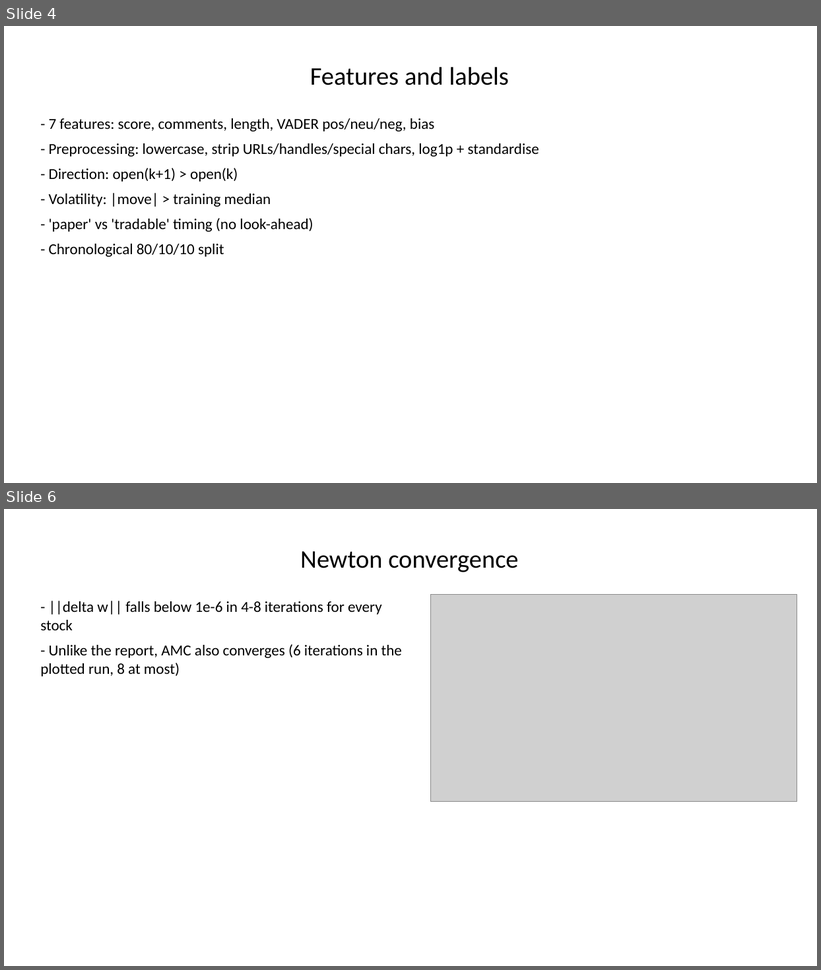
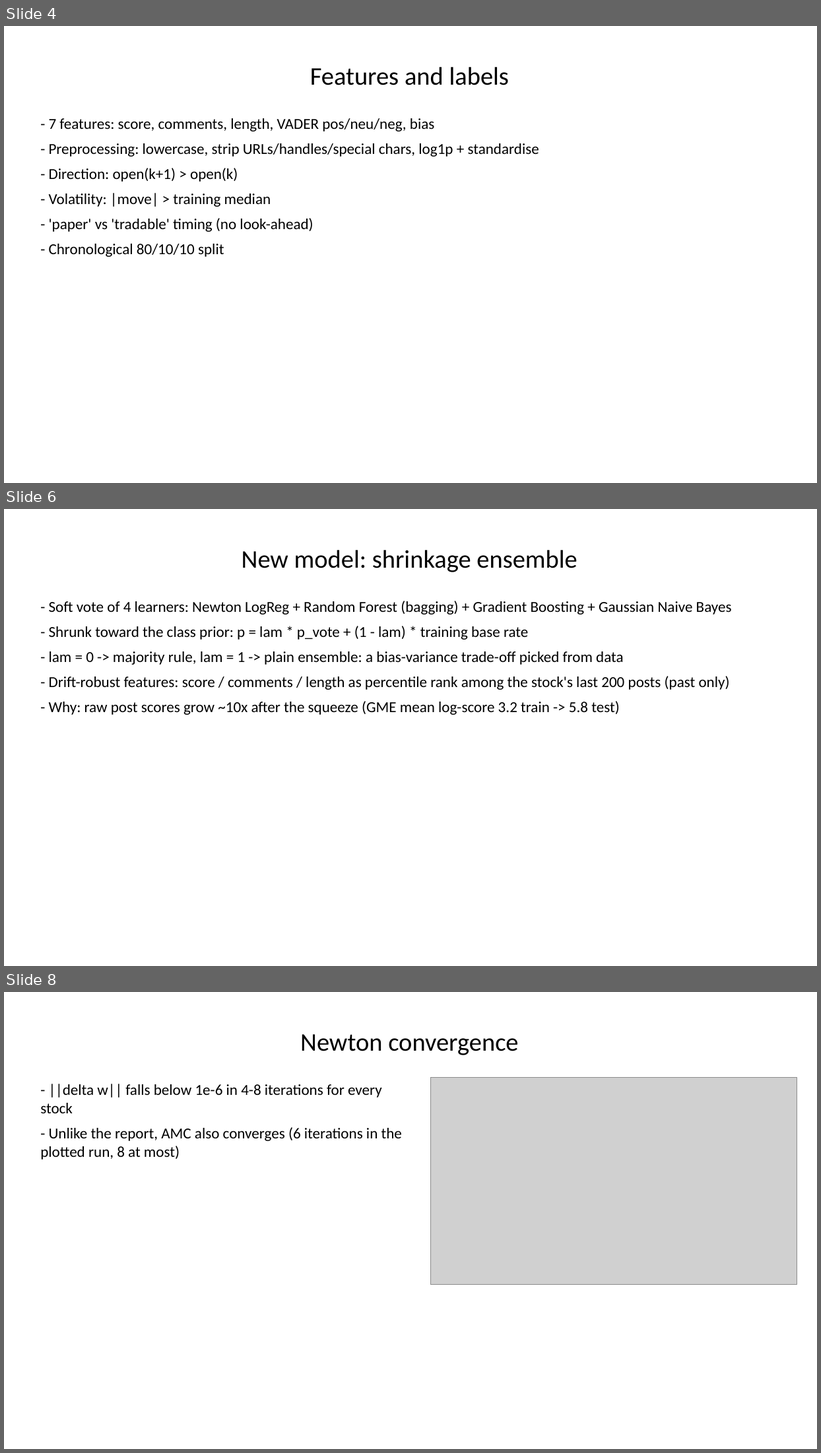
Before and after one commit to Prithvi-Aithal/wsb-market-prediction, a slide deck: docs/presentation.pptx. Shown one above the other, each under a label of ours: slides 4 and 6 before the commit, slides 4, 6 and 8 after it; the slides between them are not shown. The pictures are 821x970 and 821x1453 pixels, drawn with LibreOffice and Linux fonts; fonts in the diff are those of the drawing; grey boxes stand for pictures. Boxes give left, top, right and bottom in pixels: in the first picture for what was removed or moved away, otherwise in the second. Text is boxed around its words. In the diff, an @@ line names an element or a change of style, - is before the commit and + after.

Commit message:
Add shrinkage ensemble model with forward-chaining CV tuning
New third model (models.ShrinkageEnsemble): soft vote of Newton logistic
regression, random forest, gradient boosting and Gaussian naive Bayes,
shrunk toward the training base rate (p = lam * p_vote + (1 - lam) * prior).
Count features are replaced by causal percentile ranks among the stock's
last 200 posts to remove the post-squeeze drift in engagement.

lam and the base learners' hyper-parameters are chosen by random search
over forward-chaining CV log-loss on train+val (tune_ensemble); the winner
is refit on train+val. Over 16 settings it matches or beats the majority
baseline in 11 (tuned report models: 6).

- run_experiments: ensemble metrics (accuracy, F1, log-loss, AUC), saved
  models, ensemble back-test and figures
- demo: prints ensemble probability; --quick tunes the ensemble live
- tests: 5 new tests for the ensemble and relative features
- docs, README, results and models regenerated

```diff
--- a/docs/presentation.pptx
+++ b/docs/presentation.pptx
@@ slide 6 added at (x1=4, y1=509, x2=817, y2=966), background #FFFFFF @@
@@ title added at (x1=242, y1=550, x2=577, y2=572), 30 pt, text #000000 @@
+New model: shrinkage ensemble
@@ text added at (x1=49, y1=601, x2=732, y2=715), 18 pt, text #000000 @@
+- Soft vote of 4 learners: Newton LogReg + Random Forest (bagging) + Gradient Boosting + Gaussian Naive Bayes
+- Shrunk toward the class prior: p = lam * p_vote + (1 - lam) * training base rate
+- lam = 0 -> majority rule, lam = 1 -> plain ensemble: a bias-variance trade-off picked from data
+- Drift-robust features: score / comments / length as percentile rank among the stock's last 200 posts (past only)
+- Why: raw post scores grow ~10x after the squeeze (GME mean log-score 3.2 train -> 5.8 test)
@@ what was slide 6 is now slide 8 @@
```
Also in this commit, not shown: 6 slides changed, 2 other slides added, 22 other files.
